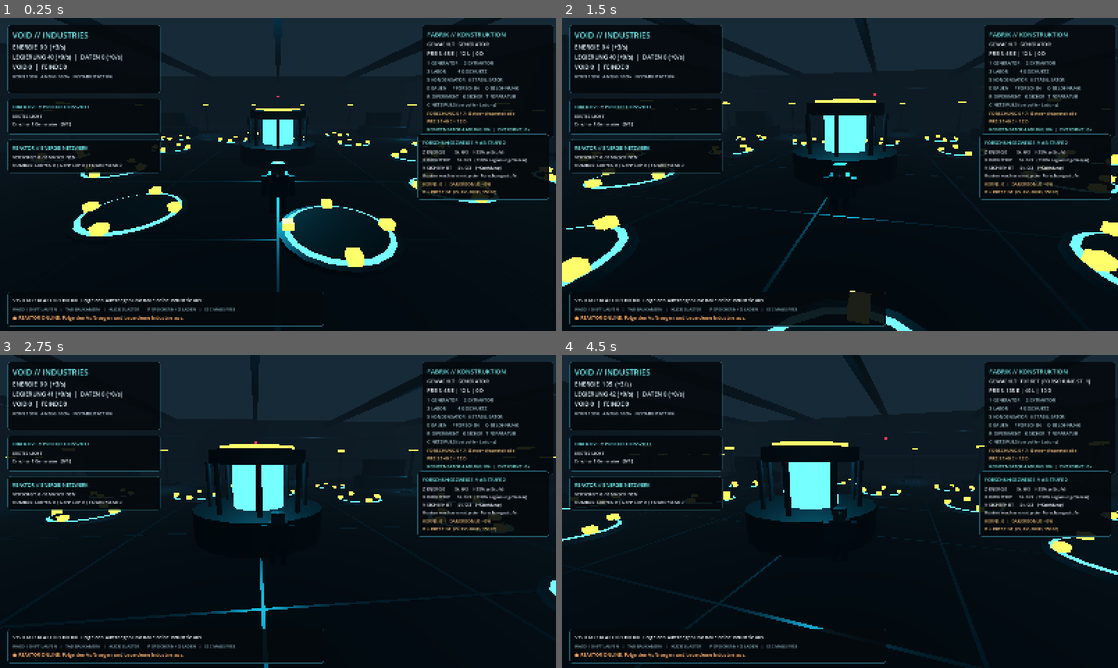
Above: before the commit, frames 1-4 (two rows, left to right).
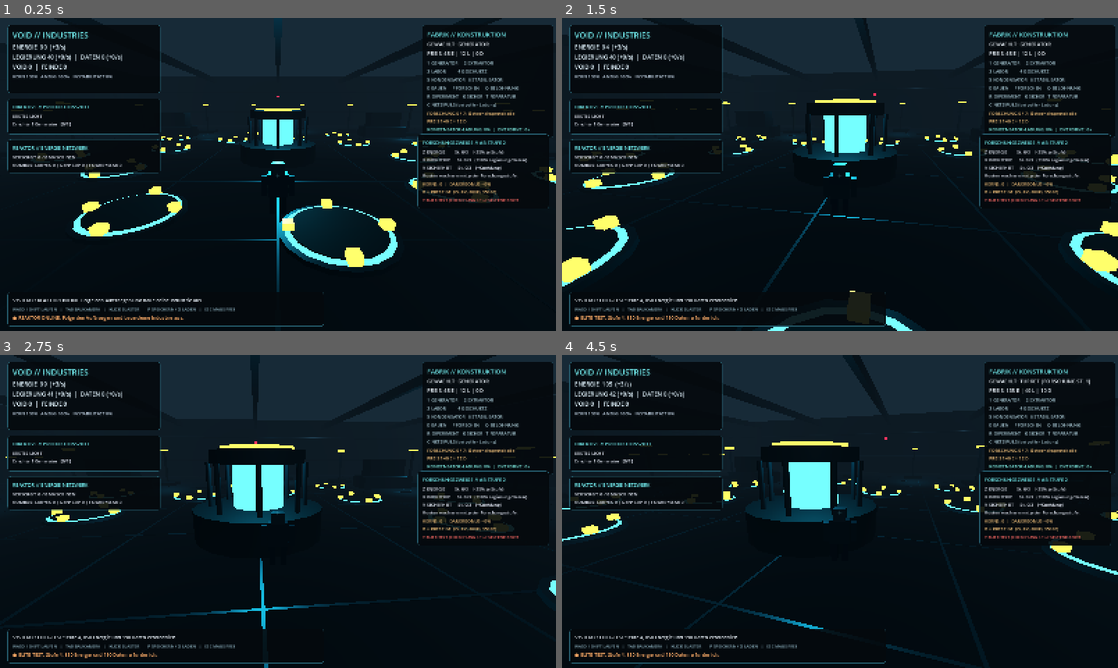
Above: after the commit, the same moments.

Repository: Lizziies/Chatgpt-in-chat-GPT-6-Hoch-Game
Game: Godot game, scene res://scenes/main.tscn
Same seed, same stepped clock (60 frames per second), same inputs: the game is played once before the commit and once after it.
Inputs (mouse positions are in pixels of both pictures, inside the frame that each line leads up to):
- Up to frame 1 (0.25 s): no input
- Up to frame 2 (1.5 s): tap Enter at 0.5 s; move the mouse to (867, 174) at 0.52 s; hold W from 0.53 s (still down); tap Y at 0.6, 1.35 s; click (867, 174) at 0.67 s; tap Space at 0.77 s; move the mouse to (812, 174) at 1.27 s
- Up to frame 3 (2.75 s): keep holding W; tap Space at 1.52 s; move the mouse to (289, 505) at 2.02 s; tap 1 at 2.1 s; tap Y at 2.3 s
- Up to frame 4 (4.5 s): keep holding W; move the mouse to (834, 517) at 2.77 s; tap 2 at 2.85 s; click (834, 517) at 2.92 s; tap Space at 3.02, 3.77 s; tap Y at 3.05, 3.8 s; move the mouse to (878, 514) at 3.52 s; tap 3 at 3.6 s; move the mouse to (795, 508) at 4.27 s; tap 4 at 4.35 s

The runs differ from the first frame. In frame 1, 0.2% of the frame differs, in the area x 75-99%, y 57-61%; in frame 2, 0.7%; in frame 3, 0.7%; in frame 4, 0.8%, in the area x 3-99%, y 57-97%.

Commit message:
feat: voluntary elite containment battle with large threat, risk and valuable drops

Diff:
--- a/scripts/game_state.gd
+++ b/scripts/game_state.gd
@@ -191,6 +191,16 @@
 	status.emit("SPEZIALISIERUNG ERFORSCHT: " + kind.to_upper() + " STUFE " + str(branches[kind]))
 	return true
 
+func authorize_containment_trial() -> bool:
+	if tech_level < 4 or energy < 850.0 or data < 190.0:
+		status.emit("ELITE-TEST: Stufe 4, 850 Energie und 190 Daten erforderlich.")
+		return false
+	energy -= 850.0
+	data -= 190.0
+	instability = minf(100.0, instability + 18.0)
+	status.emit("EINSPERRUNGS-PROTOKOLL: Elite-Anomalie freigesetzt!")
+	return true
+
 func prestige_eligible() -> bool:
 	return tech_level >= 5 and void_matter >= 8.0 and data >= 800.0 and energy >= 3500.0
 
--- a/scripts/hud.gd
+++ b/scripts/hud.gd
@@ -48,11 +48,12 @@
 	var power_box := _column(power_panel)
 	_label(power_box, "REAKTOR // ENERGIE-NETZWERK", 14, Color(0.45, 0.93, 0.94))
 	power_label = _label(power_box, "", 13, Color(0.90, 0.92, 0.97))
-	var upgrade_panel := _panel(root, Vector2(-398, 334), Vector2(378, 180), true)
+	var upgrade_panel := _panel(root, Vector2(-398, 334), Vector2(378, 215), true)
 	var upgrade_box := _column(upgrade_panel)
 	_label(upgrade_box, "FORSCHUNGSZWEIGE // AB STUFE 2", 14, Color(0.45, 0.93, 0.94))
 	specialty_label = _label(upgrade_box, "", 13, Color(0.90, 0.92, 0.97))
 	prestige_label = _label(upgrade_box, "", 13, Color(0.97, 0.77, 0.49))
+	_label(upgrade_box, "Y ELITE-TEST (FORSCHUNG 4+) // SELTENE BEUTE", 12, Color(0.95, 0.40, 0.38))
 	var bottom_panel := _panel(root, Vector2(22, -113), Vector2(910, 88), false, true)
 	var bottom_box := _column(bottom_panel)
 	status_label = _label(bottom_box, "ERWACHEN // Stelle die Energieversorgung wieder her.", 14, Color(0.94, 0.97, 1.0))
--- a/scripts/main.gd
+++ b/scripts/main.gd
@@ -338,6 +338,7 @@
 		KEY_X: state.upgrade_branch("industry")
 		KEY_V: state.upgrade_branch("containment")
 		KEY_B: _try_prestige()
+		KEY_Y: _try_elite_trial()
 		KEY_T: state.repair_core()
 		KEY_P: _save_game()
 		KEY_O: _load_game()
@@ -363,6 +364,17 @@
 		_recalculate_power_grid()
 		if state.machine_count(selected_machine) < int(state.machines[selected_machine]):
 			hud.announce("ACHTUNG: Maschine ohne Energieanschluss! Baue Richtung Reaktorkern.")
+
+func _try_elite_trial() -> void:
+	for threat in enemies:
+		if is_instance_valid(threat) and threat.live and threat.elite:
+			hud.announce("ELITE-TEST: Eine Elite-Anomalie ist bereits aktiv.")
+			return
+	if enemies.size() >= 23:
+		hud.announce("ELITE-TEST: Zu viele aktive Feinde.")
+		return
+	if state.authorize_containment_trial():
+		_spawn_breach(1, true)
 
 func _try_prestige() -> void:
 	if not state.prestige_eligible():
@@ -425,7 +437,7 @@
 	if is_instance_valid(hud):
 		hud.announce(message)
 
-func _spawn_breach(amount: int) -> void:
+func _spawn_breach(amount: int, spawn_elite: bool = false) -> void:
 	for i in range(mini(amount, 12)):
 		if enemies.size() >= 24:
 			break
@@ -433,10 +445,10 @@
 		var angle: float = randf_range(0.0, TAU)
 		var radius: float = randf_range(24.0, 33.0)
 		e.position = Vector3(cos(angle) * radius, 1.0, sin(angle) * radius)
-		e.initialize(player, state.tech_level)
+		e.initialize(player, state.tech_level, spawn_elite)
 		e.core_struck.connect(_on_core_hit)
 		e.player_struck.connect(_on_player_hit)
-		e.destroyed.connect(_on_enemy_destroyed)
+		e.destroyed.connect(_on_enemy_destroyed.bind(spawn_elite))
 		add_child(e)
 		enemies.append(e)
 
@@ -450,9 +462,14 @@
 	state.energy *= 0.85
 	hud.announce("OPERATOR GERETTET. Notfall-Rueckkehr: 15% Energie verloren.")
 
-func _on_enemy_destroyed(_at: Vector3) -> void:
+func _on_enemy_destroyed(_at: Vector3, was_elite: bool = false) -> void:
 	state.waves_survived += 1
 	state.alloy = minf(IndustryState.MAX_RESOURCES, state.alloy + 6.0)
+	if was_elite:
+		state.void_matter = minf(IndustryState.MAX_RESOURCES, state.void_matter + 4.0)
+		state.data = minf(IndustryState.MAX_RESOURCES, state.data + 170.0)
+		state.alloy = minf(IndustryState.MAX_RESOURCES, state.alloy + 110.0)
+		hud.announce("ELITE BESIEGT! +4 VOID, +170 DATEN, +110 LEGIERUNG!")
 	# defer so removed nodes are not used on the current physics tick
 	call_deferred("_prune_enemies")
 
--- a/scripts/threat.gd
+++ b/scripts/threat.gd
@@ -12,44 +12,46 @@
 var target: Node3D
 var attack_timer: float = 0.0
 var live: bool = true
+var elite: bool = false
 var body_mesh: MeshInstance3D
 
-func initialize(player_target: Node3D, tier: int = 0) -> void:
+func initialize(player_target: Node3D, tier: int = 0, elite_mode: bool = false) -> void:
 	target = player_target
-	health = 70.0 + float(tier) * 26.0
-	speed = 3.2 + float(tier) * 0.22
-	damage = 7.0 + float(tier) * 2.0
+	elite = elite_mode
+	health = (70.0 + float(tier) * 26.0) * (5.0 if elite else 1.0)
+	speed = (3.2 + float(tier) * 0.22) * (0.82 if elite else 1.0)
+	damage = (7.0 + float(tier) * 2.0) * (2.1 if elite else 1.0)
 
 func _ready() -> void:
-	name = "Hostile_Anomaly"
+	name = "Elite_Anomaly" if elite else "Hostile_Anomaly"
 	collision_layer = 4
 	collision_mask = 1
 	var shape := CapsuleShape3D.new()
-	shape.radius = 0.49
-	shape.height = 1.9
+	shape.radius = 0.8 if elite else 0.49
+	shape.height = 2.8 if elite else 1.9
 	var col := CollisionShape3D.new()
 	col.shape = shape
-	col.position.y = 1.0
+	col.position.y = 1.4 if elite else 1.0
 	add_child(col)
 	body_mesh = MeshInstance3D.new()
 	var mesh := CapsuleMesh.new()
-	mesh.radius = 0.48
-	mesh.height = 1.9
+	mesh.radius = 0.75 if elite else 0.48
+	mesh.height = 2.8 if elite else 1.9
 	body_mesh.mesh = mesh
-	body_mesh.position.y = 1.0
+	body_mesh.position.y = 1.4 if elite else 1.0
 	var material := StandardMaterial3D.new()
-	material.albedo_color = Color(0.18, 0.31, 0.27)
+	material.albedo_color = Color(0.36, 0.08, 0.11) if elite else Color(0.18, 0.31, 0.27)
 	material.emission_enabled = true
-	material.emission = Color(0.02, 0.45, 0.26)
+	material.emission = Color(0.95, 0.04, 0.06) if elite else Color(0.02, 0.45, 0.26)
 	material.emission_energy_multiplier = 1.7
 	material.roughness = 0.63
 	body_mesh.material_override = material
 	add_child(body_mesh)
 	var eye := MeshInstance3D.new()
 	var eye_mesh := BoxMesh.new()
-	eye_mesh.size = Vector3(0.58, 0.12, 0.11)
+	eye_mesh.size = Vector3(0.95, 0.18, 0.13) if elite else Vector3(0.58, 0.12, 0.11)
 	eye.mesh = eye_mesh
-	eye.position = Vector3(0, 1.4, -0.45)
+	eye.position = Vector3(0, 2.05, -0.72) if elite else Vector3(0, 1.4, -0.45)
 	var eye_material := StandardMaterial3D.new()
 	eye_material.albedo_color = Color(1, 0.22, 0.08)
 	eye_material.emission_enabled = true
--- a/tests/smoke.gd
+++ b/tests/smoke.gd
@@ -170,6 +170,9 @@
 	specialists.void_matter = 10.0
 	specialists.machines["generator"] = 5
 	_check(specialists.prestige_eligible(), "tech threshold allows prestige")
+	var old_data: float = specialists.data
+	_check(specialists.authorize_containment_trial(), "voluntary elite test authorized")
+	_check(specialists.data < old_data, "trial consumes science resources")
 	_check(specialists.initiate_prestige(), "singularity resets temporary systems")
 	_check(specialists.tech_level == 0, "prestige resets tech")
 	_check(int(specialists.machines["generator"]) == 0, "prestige resets machines")
